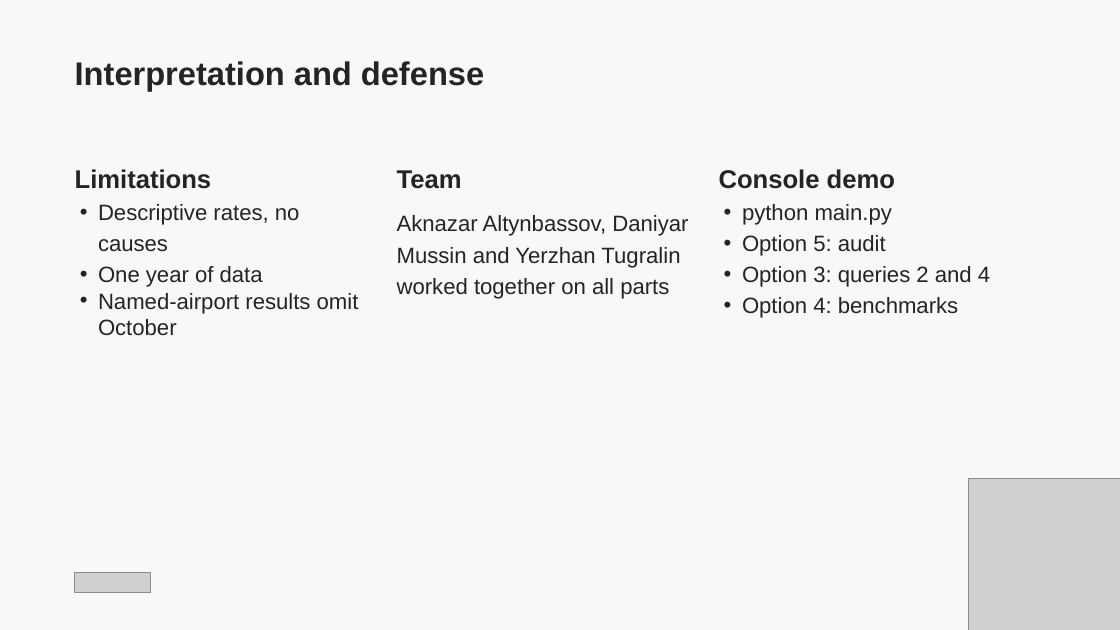
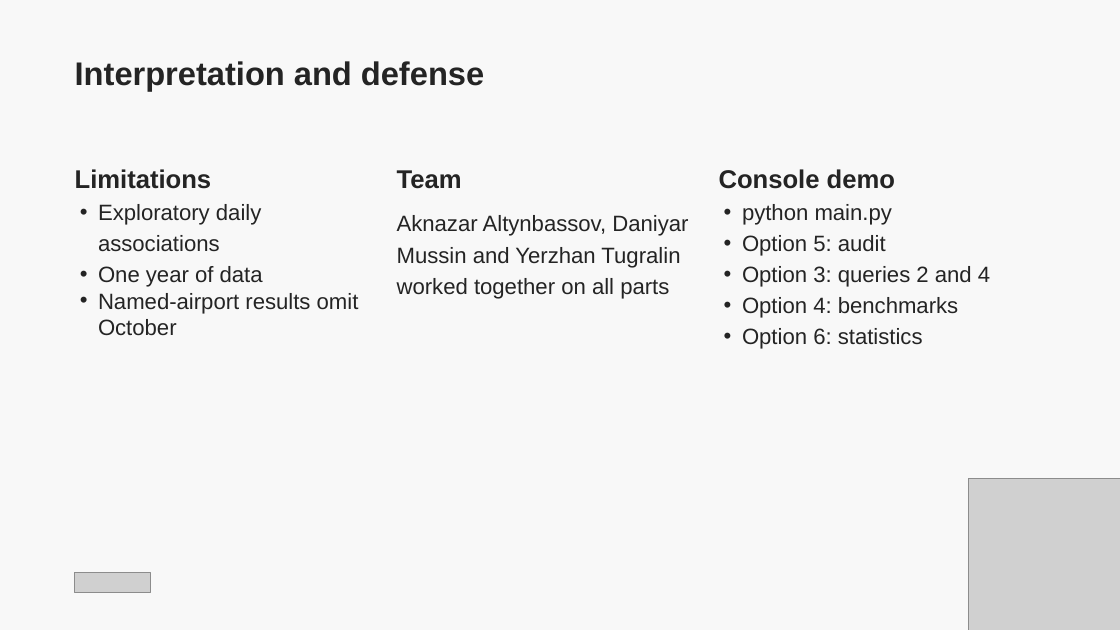
Before and after one commit to aknazar47/Programming-Final-Flights, a slide deck: slide 19 of submission/Flight Delays and Cancellations.pptx (slide 15 before the commit). Drawn at 1120x630 pixels with LibreOffice and Linux fonts; fonts in the diff are those of the drawing; grey boxes stand for pictures. Boxes give left, top, right and bottom in pixels: in the first picture for what was removed or moved away, otherwise in the second. Text is boxed around its words. In the diff, an @@ line names an element or a change of style, - is before the commit and + after.

```diff
--- a/submission/Flight Delays and Cancellations.pptx
+++ b/submission/Flight Delays and Cancellations.pptx
@@ text at box(98, 204, 261, 252): text changed @@
-• Descriptive rates, no causes
+• Exploratory daily associations
@@ text at box(742, 328, 923, 349): paragraph added @@
+• Option 6: statistics
```
Also in this commit, not shown: 6 other slides changed, 4 slides added, 1 other file.
